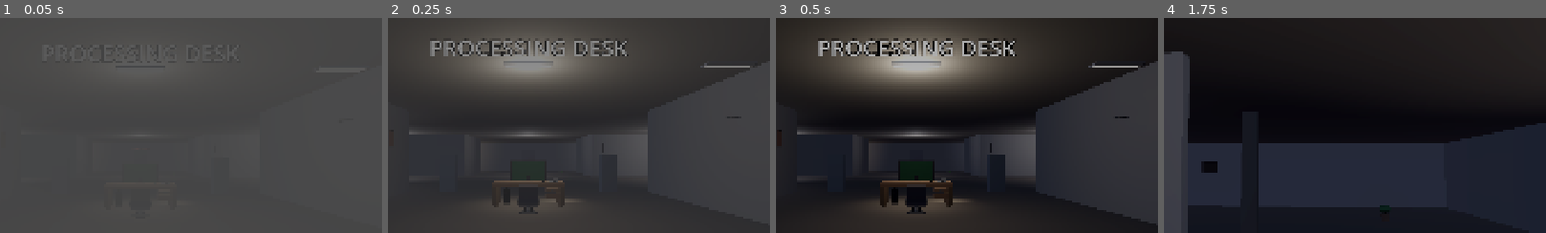
Above: before the commit, frames 1-4 (left to right).
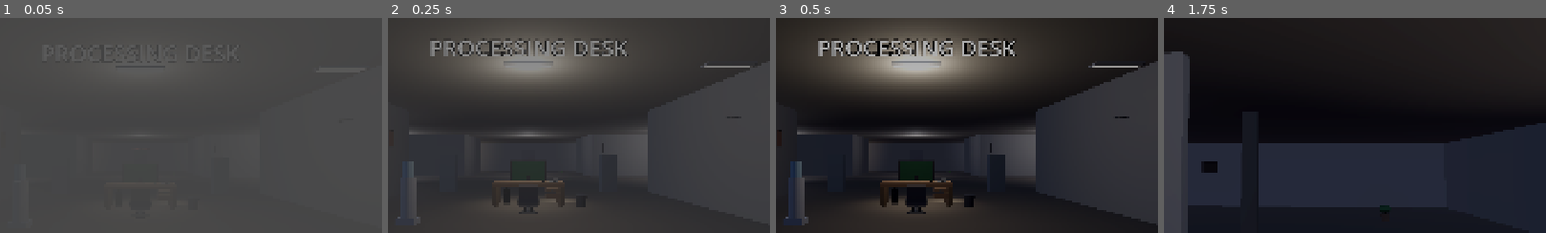
Above: after the commit, the same moments.

Repository: ThanhNguyxn/the-stamp-office
Game: Godot game, scene res://scenes/Main.tscn
Same seed, same stepped clock (60 frames per second), same inputs: the game is played once before the commit and once after it.
Inputs (mouse positions are % of the whole screen's width and height, from its top left):
- Up to frame 1 (0.05 s): no input
- Up to frame 2 (0.25 s): no input
- Up to frame 3 (0.5 s): no input
- Up to frame 4 (1.75 s): click "▶ START SHIFT" at 0.5 s; tap Enter at 1.25 s; move the mouse to (55, 50) at 1.27 s; hold W (move_forward) from 1.28 s (still down); tap E (interact_desk) at 1.35 s; tap Space (move_jump) at 1.52 s
The pictures show only the part of the screen within x 32-82%, y 17-67%; the shares and areas given below are measured in that part.

The runs differ from the first frame. In frame 2, 0.3% of the frame differs, in the area x 2-52%, y 66-94%; in frame 3, 1.1%, in the area x 2-52%, y 66-97%; in frame 4, nothing differs.

Commit message:
feat: Add Water Cooler and Trash Can near desk
- Water Cooler at (-3, 0, 5) with base, body, and blue bottle
- Trash Can at (1.8, 0.2, 2.5) next to desk
- New materials: water_cooler (white), water_bottle (blue translucent), trash_can (dark gray)

Diff:
--- a/game/scenes/Office3D.tscn
+++ b/game/scenes/Office3D.tscn
@@ -538,6 +538,39 @@
 [sub_resource type="BoxMesh" id="BoxMesh_stamp"]
 size = Vector3(0.12, 0.06, 0.08)
 
+[sub_resource type="CylinderMesh" id="CylinderMesh_water_cooler_body"]
+top_radius = 0.18
+bottom_radius = 0.2
+height = 1.0
+
+[sub_resource type="CylinderMesh" id="CylinderMesh_water_bottle"]
+top_radius = 0.12
+bottom_radius = 0.14
+height = 0.4
+
+[sub_resource type="BoxMesh" id="BoxMesh_water_cooler_base"]
+size = Vector3(0.5, 0.15, 0.4)
+
+[sub_resource type="StandardMaterial3D" id="Material_water_cooler"]
+albedo_color = Color(0.85, 0.85, 0.88, 1)
+metallic = 0.2
+roughness = 0.4
+
+[sub_resource type="StandardMaterial3D" id="Material_water_bottle"]
+albedo_color = Color(0.7, 0.85, 0.95, 0.8)
+metallic = 0.0
+roughness = 0.1
+
+[sub_resource type="CylinderMesh" id="CylinderMesh_trash_can"]
+top_radius = 0.18
+bottom_radius = 0.15
+height = 0.4
+
+[sub_resource type="StandardMaterial3D" id="Material_trash_can"]
+albedo_color = Color(0.25, 0.25, 0.28, 1)
+metallic = 0.3
+roughness = 0.6
+
 [sub_resource type="QuadMesh" id="QuadMesh_paper"]
 size = Vector2(1.6, 1.0)
 
@@ -1733,6 +1766,35 @@
 mesh = SubResource("PrismMesh_leaf")
 surface_material_override/0 = SubResource("Material_plant")
 
+[node name="WaterCooler" type="Node3D" parent="Furniture"]
+transform = Transform3D(1, 0, 0, 0, 1, 0, 0, 0, 1, -3, 0, 5)
+
+[node name="Base" type="MeshInstance3D" parent="Furniture/WaterCooler"]
+transform = Transform3D(1, 0, 0, 0, 1, 0, 0, 0, 1, 0, 0.075, 0)
+mesh = SubResource("BoxMesh_water_cooler_base")
+surface_material_override/0 = SubResource("Material_water_cooler")
+
+[node name="Body" type="MeshInstance3D" parent="Furniture/WaterCooler"]
+transform = Transform3D(1, 0, 0, 0, 1, 0, 0, 0, 1, 0, 0.65, 0)
+mesh = SubResource("CylinderMesh_water_cooler_body")
+surface_material_override/0 = SubResource("Material_water_cooler")
+
+[node name="Bottle" type="MeshInstance3D" parent="Furniture/WaterCooler"]
+transform = Transform3D(1, 0, 0, 0, -1, 0, 0, 0, -1, 0, 1.35, 0)
+mesh = SubResource("CylinderMesh_water_bottle")
+surface_material_override/0 = SubResource("Material_water_bottle")
+
+[node name="WaterCoolerCollision" type="StaticBody3D" parent="Furniture"]
+transform = Transform3D(1, 0, 0, 0, 1, 0, 0, 0, 1, -3, 0.6, 5)
+
+[node name="CollisionShape3D" type="CollisionShape3D" parent="Furniture/WaterCoolerCollision"]
+shape = SubResource("BoxShape_cabinet")
+
+[node name="TrashCan" type="MeshInstance3D" parent="Furniture"]
+transform = Transform3D(1, 0, 0, 0, 1, 0, 0, 0, 1, 1.8, 0.2, 2.5)
+mesh = SubResource("CylinderMesh_trash_can")
+surface_material_override/0 = SubResource("Material_trash_can")
+
 [node name="Doors" type="Node3D" parent="."]
 
 [node name="ElevatorDoor" type="MeshInstance3D" parent="Doors"]
